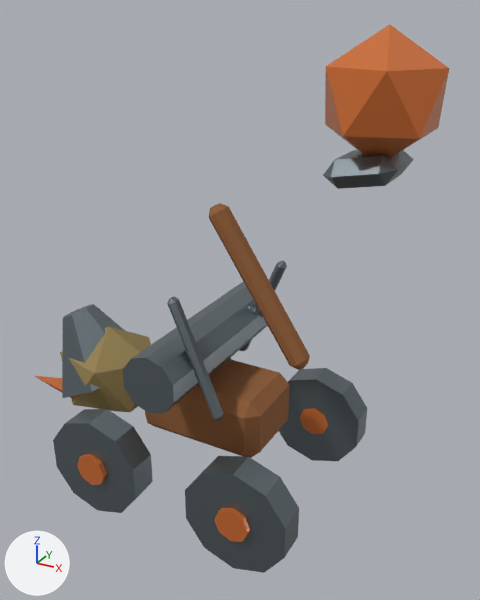
The glTF model assets/models/enemy_siege_lobber.glb as it was, and as the next commit left it.
One viewpoint serves both versions: a 50 mm camera at (1.62, -2.67, 2.49) aimed at (0.12, 0.06, 1.12). Arrows for +X, +Y and +Z are at lower left; the lights stay in place. The picture after the commit comes second.

The older version as bpy lines, for what is in view:
```python
mat_lobber_payload = principled_material('lobber_payload')
mat_lobber_payload.base_color = (0.7, 0.18, 0.04)  # orange #da7638
mat_lobber_payload.metallic = 0.3
mat_lobber_payload.roughness = 0.28
me_cube_032 = bpy.data.meshes.new('Cube.032')
me_cube_032.from_pydata(...)  # 332 vertices, 588 faces; spans x -1.18..1.04, y -0.58..0.58, z 0.0..2.43
# faces by material slot: [88, 20, 328, 152]
me_cube_032.materials.append(mat_lobber_wood)  # brown #905d35
me_cube_032.materials.append(mat_lobber_hide)  # yellow #958150
me_cube_032.materials.append(mat_lobber_iron)  # grey #798489
me_cube_032.materials.append(mat_lobber_payload)  # orange #da7638
ob_enemy_siege_lobber = bpy.data.objects.new('enemy_siege_lobber', me_cube_032)
ob_enemy_siege_lobber.location = (0.0, 0.0, 0.0)
```
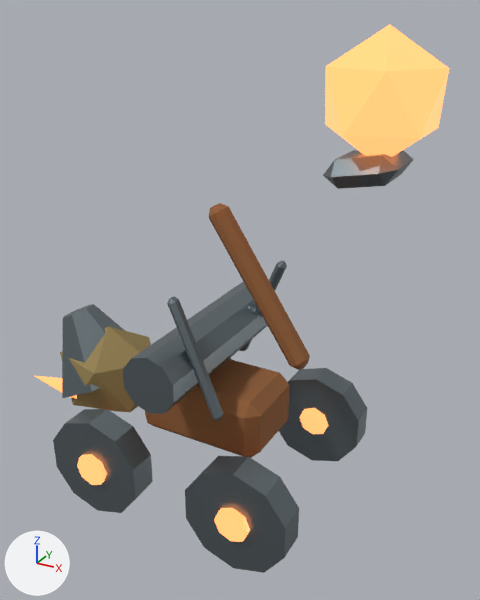
What differs and where, as boxes [x1, y1, x2, y2] in the pictures (480 x 600 px):
'enemy_siege_lobber', recoloured, surface changed
    both: [35, 24, 449, 545]

Edits to the bpy script that builds the scene:
```text
Change mat_lobber_payload:
    add mat_lobber_payload.emission_color = (1.0, 0.291, 0.1)  # orange #ff9359
    add mat_lobber_payload.emission_strength = 1.936
```
